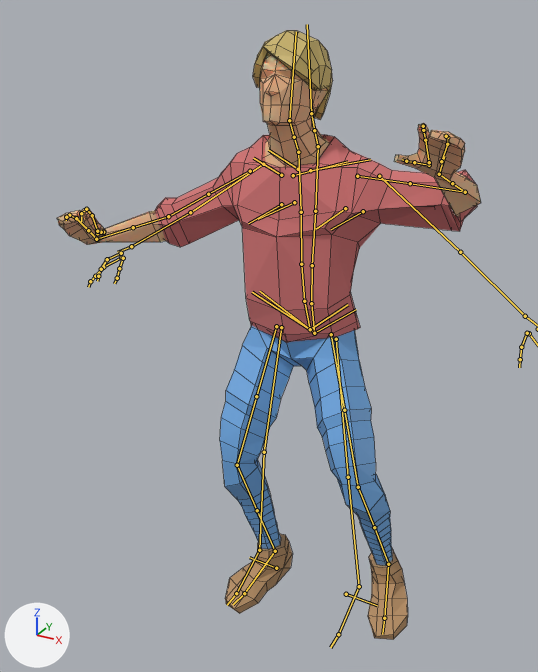
What one commit did to the Blender file blend/meV2.blend.
Both versions are drawn from a 50 mm lens placed at (1.69, -3.58, 3.59), pointed at (-0.12, -0.29, 1.95). The axes (+X, +Y, +Z) are drawn at lower left. The lights are the same throughout. Both versions are drawn at the pose saved in each file; the numbers are the values there. The bones that bend it are drawn over the model as lines. Mesh edges are drawn as thin lines.

Objects in the first picture: 'male', 'male.001', 'male.003', 'male.004'.
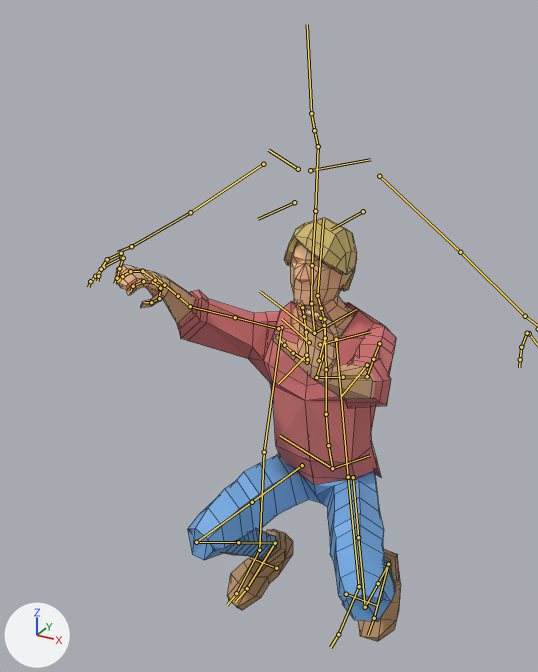
Location of each change, (x1, y1, x2, y2) in pixels of the pictures (538 x 672 px):
'male', posed (34% narrower, 26% shorter): before (57, 53, 481, 565); after (115, 242, 396, 622)
'male.001', posed (32% narrower, 9% shorter): before (155, 135, 477, 342); after (177, 290, 396, 479)
'male.003', posed: before (225, 534, 408, 640); after (227, 529, 401, 641)
'male.004', posed (9% narrower, 18% shorter): before (253, 30, 333, 119); after (284, 218, 357, 291)

What changed in the scene script:
```text
Change bone_torso:
    where bone_torso = bpy.data.objects['Luke'].pose.bones['torso']  # child of 'MCH-torso.parent'
    bone_torso.location: (0.0, 0.0, 0.0) -> (0.126, 0.078, -0.932)
Change bone_hand_ik_l:
    where bone_hand_ik_l = bpy.data.objects['Luke'].pose.bones['hand_ik.L']  # child of 'MCH-hand_ik.parent.L'
    bone_hand_ik_l.location: (-0.419, -0.499, 0.246) -> (0.52, -0.173, 0.575)
    bone_hand_ik_l.rotation_quaternion: (0.706, 0.553, -0.293, 0.332) -> (0.41, 0.649, -0.434, 0.472)  # degrees (70, -51, 13) -> degrees (-29, -105, 135)
Change bone_hand_ik_r:
    where bone_hand_ik_r = bpy.data.objects['Luke'].pose.bones['hand_ik.R']  # child of 'MCH-hand_ik.parent.R'
    bone_hand_ik_r.location: (-0.148, -0.191, 0.711) -> (-0.539, -0.642, 0.717)
    bone_hand_ik_r.rotation_quaternion: (0.497, 0.787, 0.355, 0.089) -> (0.612, 0.76, 0.043, -0.212)  # degrees (120, 12, 41) -> degrees (100, 22, -12)
Change bone_foot_ik_l:
    where bone_foot_ik_l = bpy.data.objects['Luke'].pose.bones['foot_ik.L']  # child of 'MCH-foot_ik.parent.L'
    bone_foot_ik_l.rotation_quaternion: (0.964, 0.064, -0.027, 0.255) -> (0.978, 0.13, 0.033, 0.162)  # degrees (6, -5, 29) -> degrees (15, 1, 19)
Change bone_foot_ik_r:
    where bone_foot_ik_r = bpy.data.objects['Luke'].pose.bones['foot_ik.R']  # child of 'MCH-foot_ik.parent.R'
    bone_foot_ik_r.location: (0.223, -0.161, 0.156) -> (0.224, -0.161, 0.219)
    bone_foot_ik_r.rotation_quaternion: (0.996, 0.017, 0.064, 0.06) -> (0.991, 0.093, 0.08, 0.062)  # degrees (2, 7, 7) -> degrees (11, 8, 8)
```
